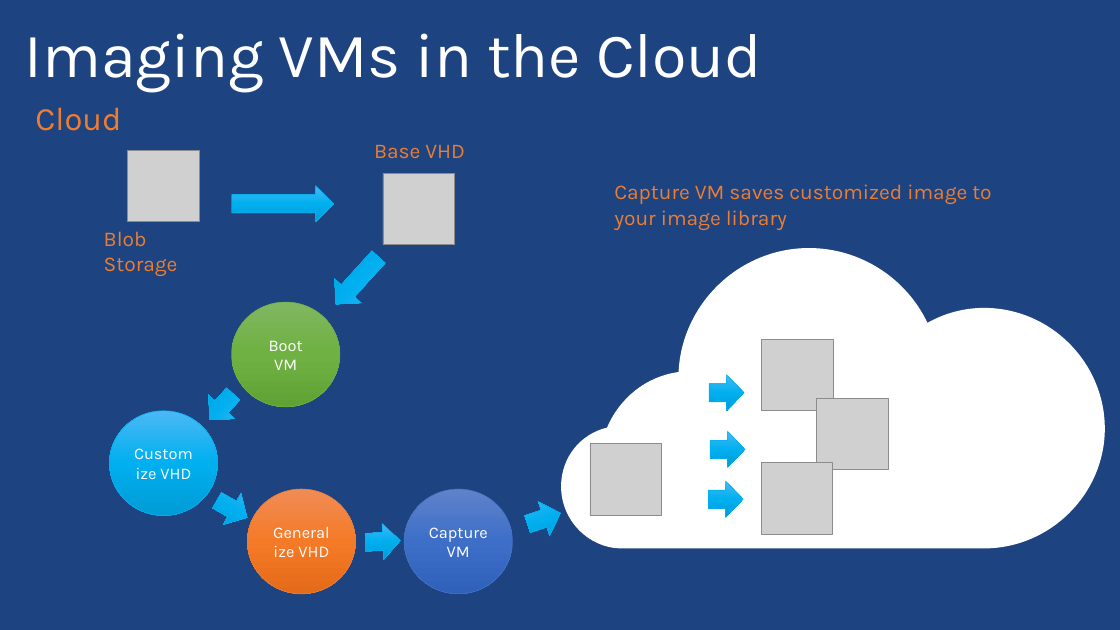
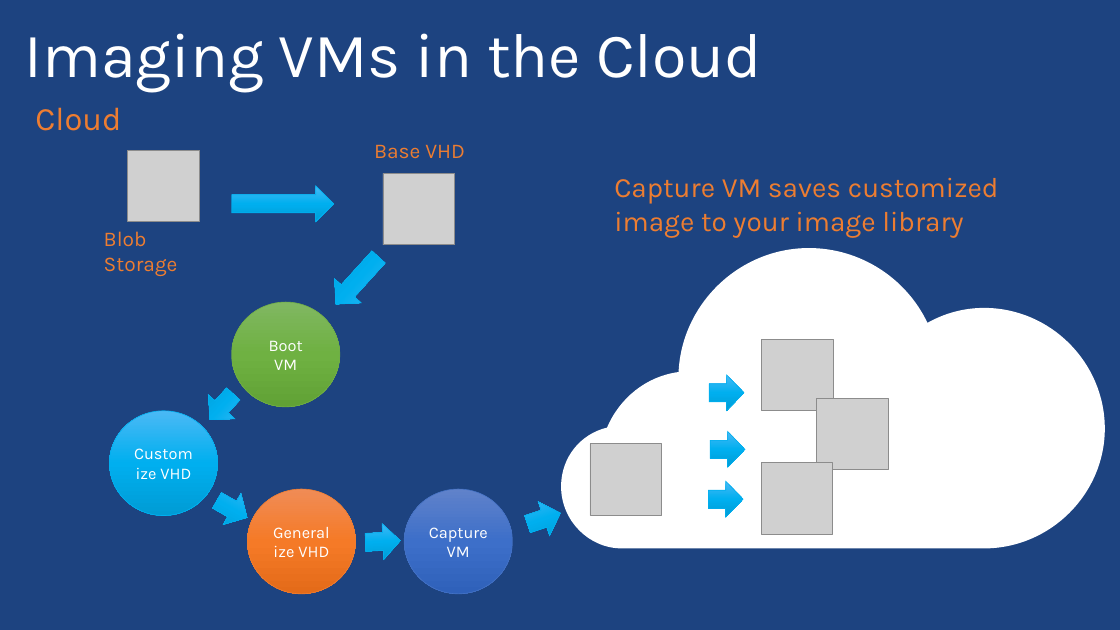
Before and after one commit to PyroJoke/AzureBootcamp2015Kharkiv, a slide deck: slide 27 of Virtual Machines Automated Deployment/Global Azure Bootcamp - Automating Azure VMs with Powershell.pptx (slide 31 before the commit). Drawn at 1120x630 pixels with LibreOffice and Linux fonts; fonts in the diff are those of the drawing; grey boxes stand for pictures; background and template pictures are left out. Boxes give left, top, right and bottom in pixels: in the first picture for what was removed or moved away, otherwise in the second. Text is boxed around its words. In the diff, an @@ line names an element or a change of style, - is before the commit and + after.

```diff
--- a/Virtual Machines Automated Deployment/Global Azure Bootcamp - Automating Azure VMs with Powershell.pptx
+++ b/Virtual Machines Automated Deployment/Global Azure Bootcamp - Automating Azure VMs with Powershell.pptx
@@ text "Capture VM saves customized image ..." at [614, 178, 999, 237]: size 18 to 24 pt @@
```
Also in this commit, not shown: 14 other slides changed, 4 slides removed, 2 other files.
